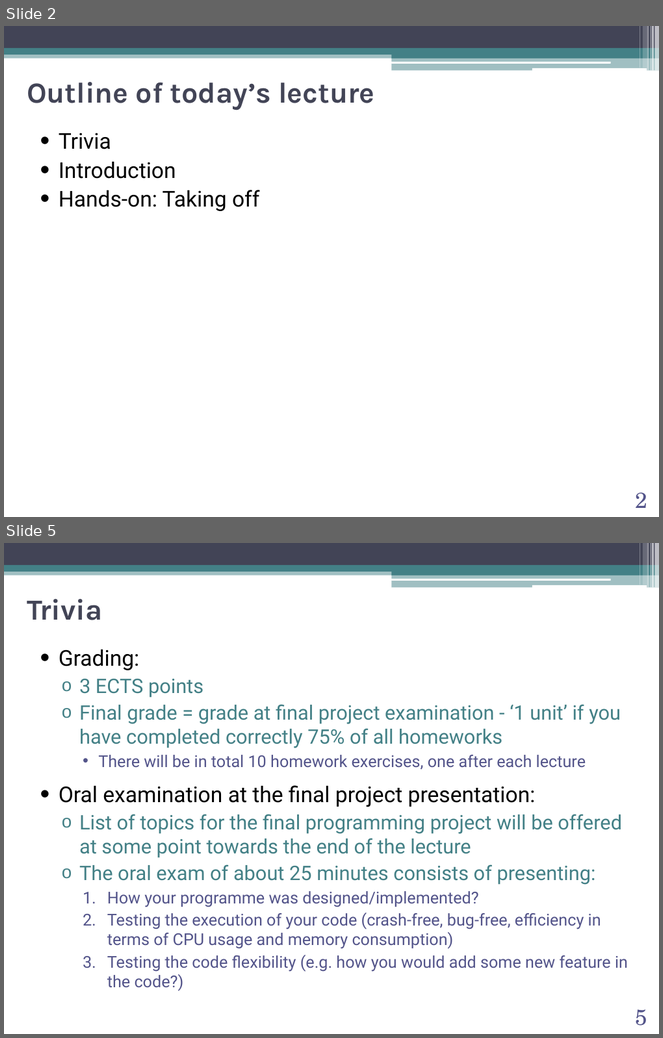
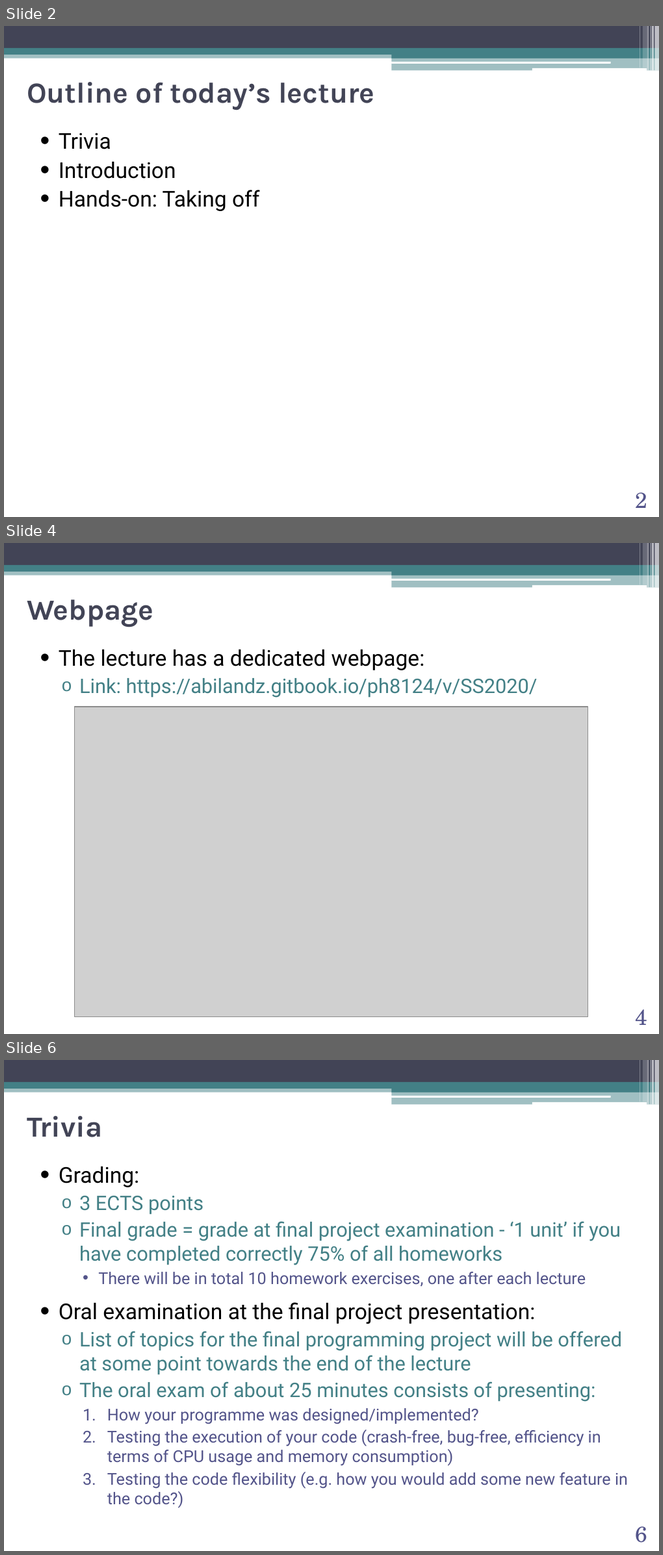
Before and after one commit to abilandz/PH8124, a slide deck: Lecture_1/ABilandzic_PH8124_SS2020_0c.pptx. Shown one above the other, each under a label of ours: slides 2 and 5 before the commit, slides 2, 4 and 6 after it; the slides between them are not shown. The pictures are 663x1038 and 663x1555 pixels, drawn with LibreOffice and Linux fonts; fonts in the diff are those of the drawing; grey boxes stand for pictures; background and template pictures are left out. Boxes give left, top, right and bottom in pixels: in the first picture for what was removed or moved away, otherwise in the second. Text is boxed around its words. In the diff, an @@ line names an element or a change of style, - is before the commit and + after.

```diff
--- a/Lecture_1/ABilandzic_PH8124_SS2020_0c.pptx
+++ b/Lecture_1/ABilandzic_PH8124_SS2020_0c.pptx
@@ slide 4 added at (4, 543, 659, 1034), background #FFFFFF; not listed: 13 template elements that a slide beside it also shows @@
@@ title added at (27, 600, 154, 627), 32 pt, text #424456, bold @@
+Webpage
@@ text added at (59, 649, 538, 698), 22 pt, text #438086 @@
+• The lecture has a dedicated webpage:
+  o Link: https://abilandz.gitbook.io/ph8124/v/SS2020/
@@ picture added at (75, 707, 588, 1017) @@
@@ page number added at (635, 1010, 648, 1025), 24 pt, text #53548A @@
+4
@@ what was slide 5 is now slide 6 @@
@@ page number at (635, 1527, 648, 1543): text changed @@
-5
+6
```
Also in this commit, not shown: 2 slides changed, 2 other files.
